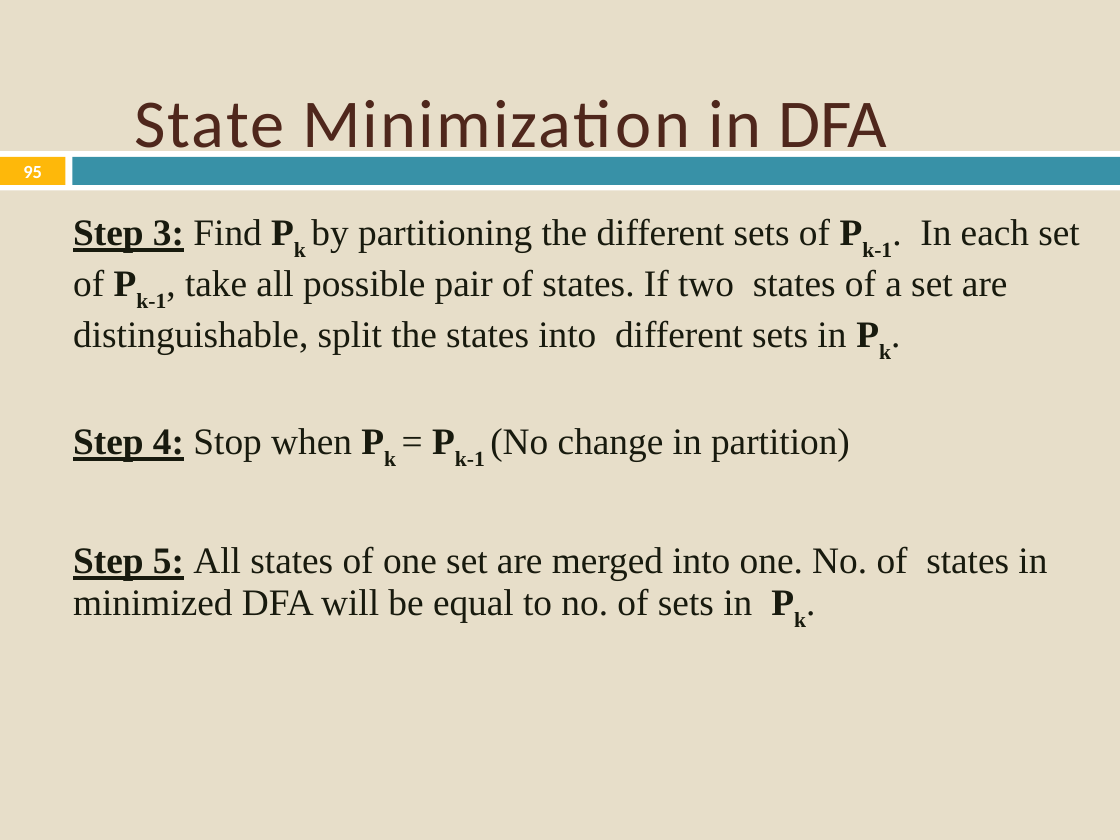
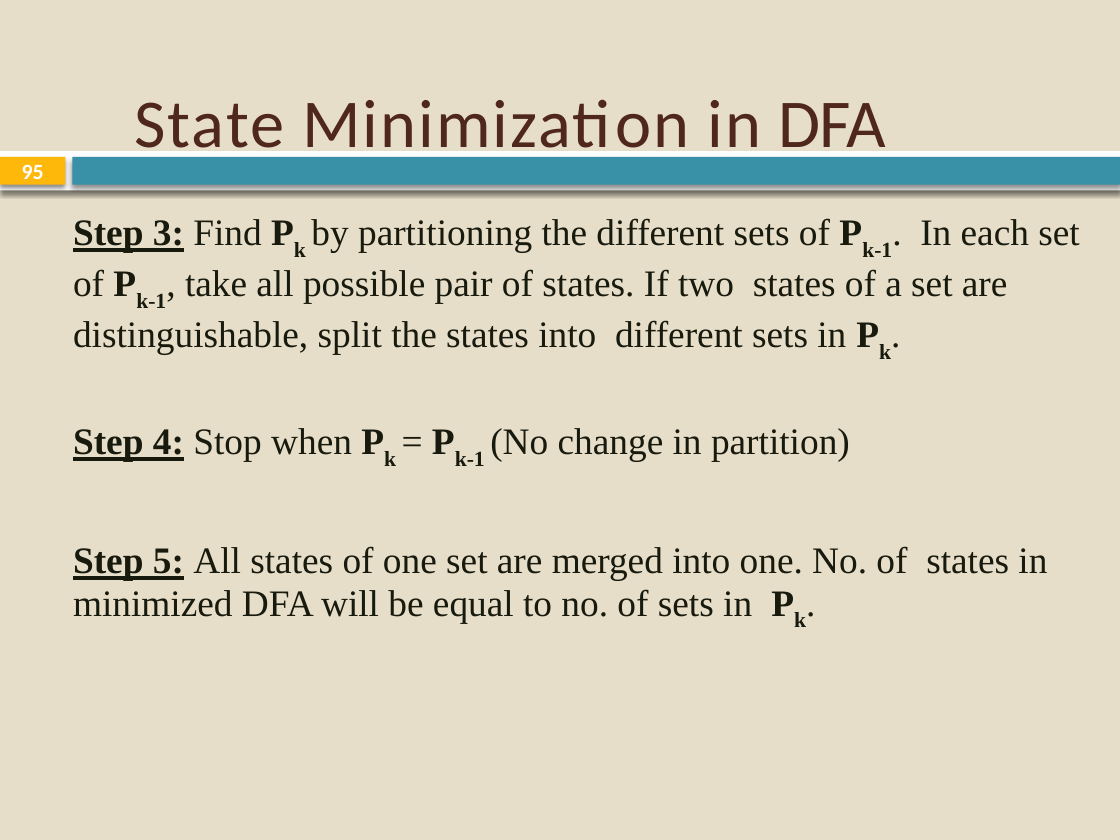
Before and after one commit to sabin-thapa/KUCE18-Sem7, a slide deck: slide 95 of Compiler Design/CE/2. Lexical Analysis.pptx. Drawn at 1120x840 pixels with LibreOffice and Linux fonts; fonts in the diff are those of the drawing. Boxes give left, top, right and bottom in pixels: in the first picture for what was removed or moved away, otherwise in the second. Text is boxed around its words. In the diff, an @@ line names an element or a change of style, - is before the commit and + after.

```diff
--- a/Compiler Design/CE/2. Lexical Analysis.pptx
+++ b/Compiler Design/CE/2. Lexical Analysis.pptx
@@ title "State Minimization in DFA" at (x1=134, y1=99, x2=886, y2=163): letter spacing 1.4 to 1.3 pt in "State Minimization" @@
@@ page number at (x1=22, y1=164, x2=44, y2=186): size 11.9 to 14 pt @@
@@ shadow on in 3 elements at (x1=0, y1=151, x2=1120, y2=190), (x1=0, y1=157, x2=65, y2=185), (x1=73, y1=157, x2=1120, y2=185) @@
```
Also in this commit, not shown: 104 other slides changed, 17 other files.
